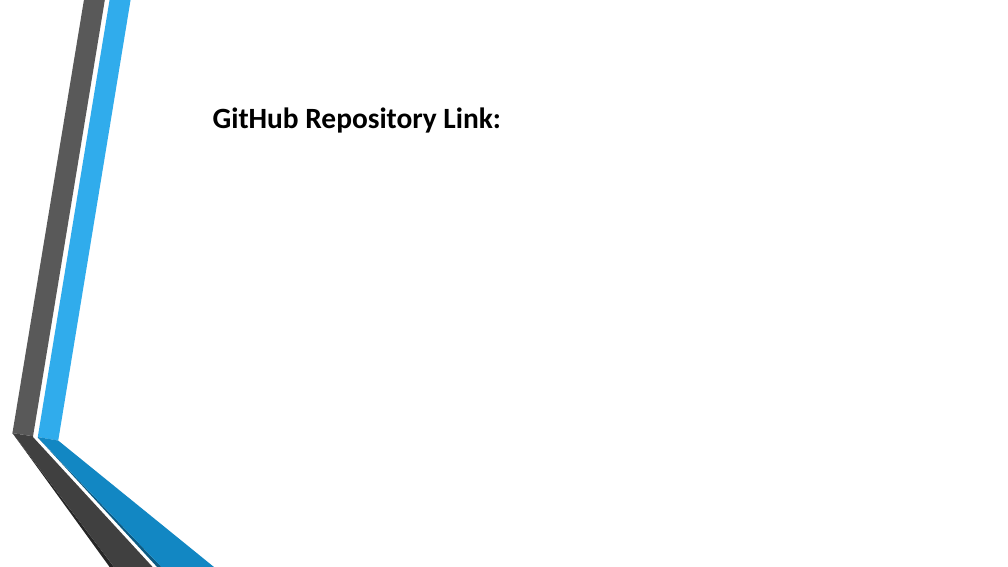
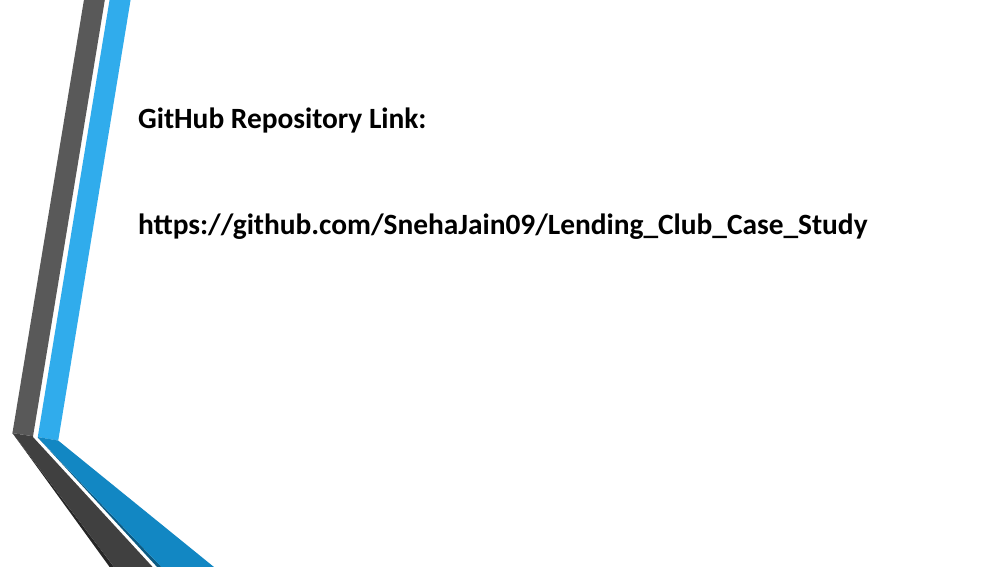
Before and after one commit to SnehaJain09/Lending_Club_Case_Study, a slide deck: slide 27 of Lending_Club_Case_study_presentation.pptx. Drawn at 1008x567 pixels with LibreOffice and Linux fonts; fonts in the diff are those of the drawing; background and template pictures are left out. Boxes give left, top, right and bottom in pixels: in the first picture for what was removed or moved away, otherwise in the second. Text is boxed around its words. In the diff, an @@ line names an element or a change of style, - is before the commit and + after.

Commit message:
Added Github link

```diff
--- a/Lending_Club_Case_study_presentation.pptx
+++ b/Lending_Club_Case_study_presentation.pptx
@@ text "GitHub Repository Link:": place and size @@
-text "GitHub Repository Link:" at (213,107,501,133)
+text "GitHub Repository Link:" at (138,107,868,239)
@@ text at (138,213,868,239): paragraph added @@
+https://github.com/SnehaJain09/Lending_Club_Case_Study
```
